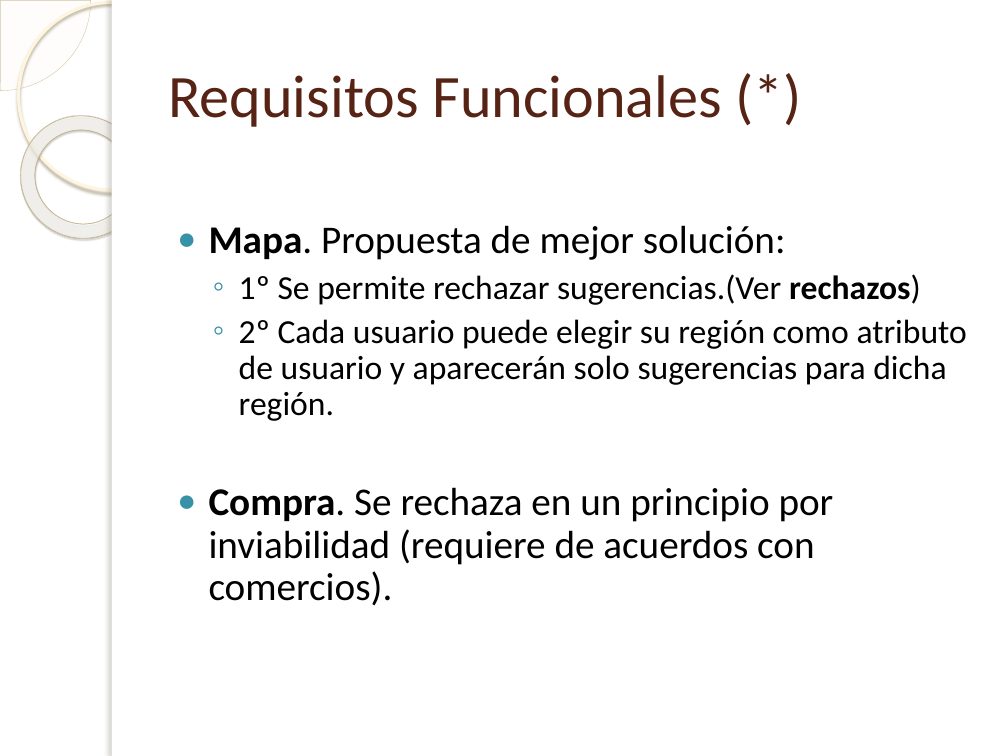
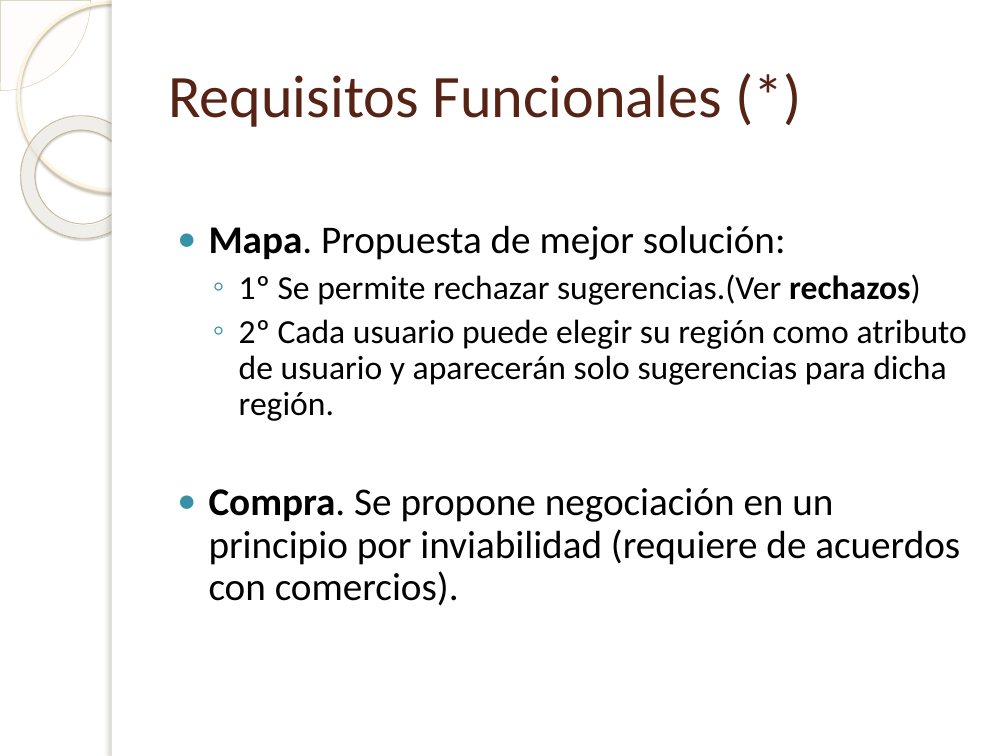
Before and after one commit to Joncy/PJCUBE, a slide deck: slide 11 of especificacion_de_requisitos/Presentación Requisitos (Abrir con Windows).pptx (slide 9 before the commit). Drawn at 1008x756 pixels with LibreOffice and Linux fonts; fonts in the diff are those of the drawing; background and template pictures are left out. Boxes give left, top, right and bottom in pixels: in the first picture for what was removed or moved away, otherwise in the second. Text is boxed around its words. In the diff, an @@ line names an element or a change of style, - is before the commit and + after.

```diff
--- a/especificacion_de_requisitos/Presentación Requisitos (Abrir con Windows).pptx
+++ b/especificacion_de_requisitos/Presentación Requisitos (Abrir con Windows).pptx
@@ text at <box>209,488,960,606</box>: text changed @@
-● Compra. Se rechaza en un principio por inviabilidad (requiere de acuerdos con comercios).
+● Compra. Se propone negociación en un principio por inviabilidad (requiere de acuerdos con comercios).
```
Also in this commit, not shown: 2 other slides changed, 2 slides added, 1 other file.
